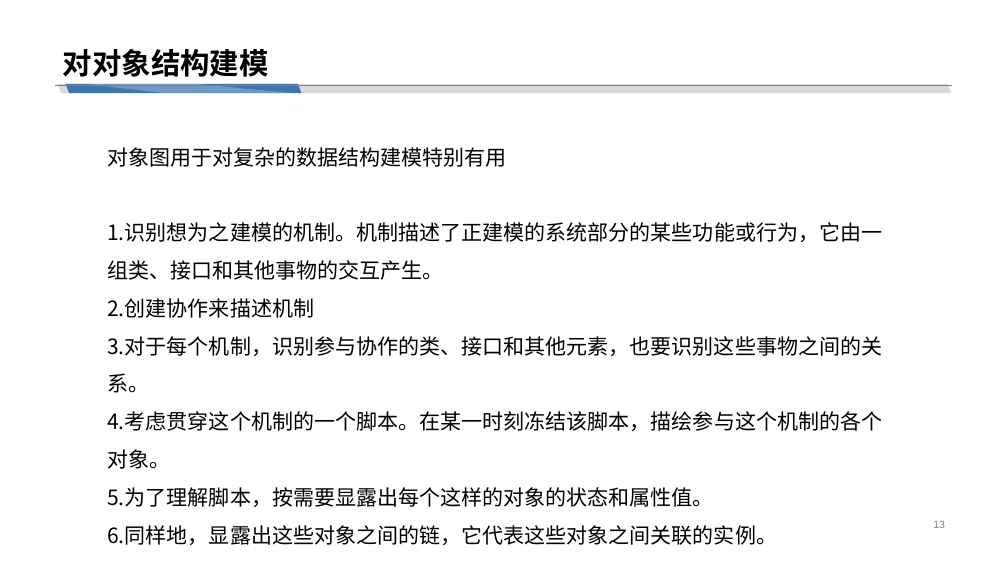
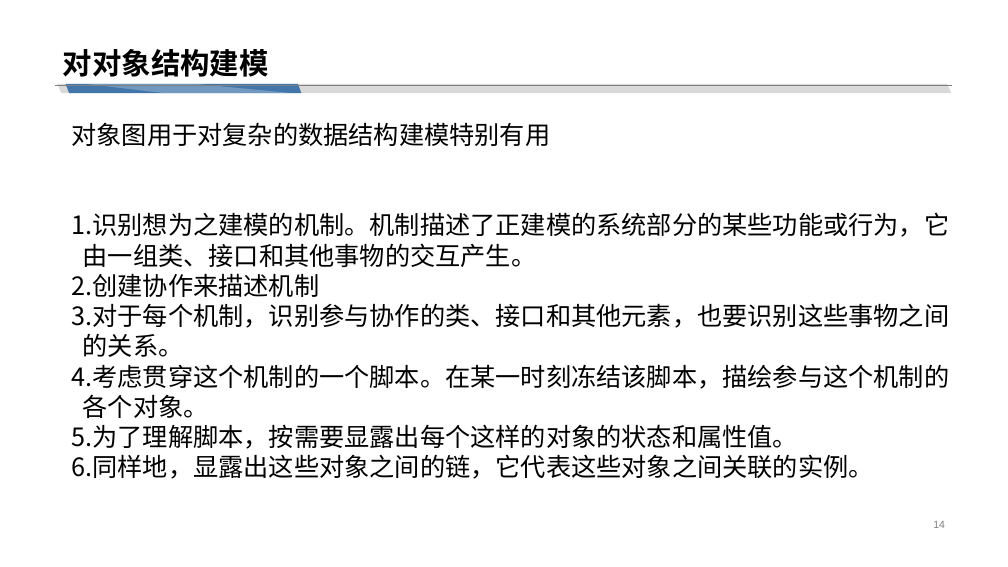
Before and after one commit to cchello/PRD2018-G01, a slide deck: slide 14 of 非受控文档/翻转PPT/UML基础III_对象图_构件图_包图.pptx (slide 13 before the commit). Drawn at 1008x567 pixels with LibreOffice and Linux fonts; fonts in the diff are those of the drawing. Boxes give left, top, right and bottom in pixels: in the first picture for what was removed or moved away, otherwise in the second. Text is boxed around its words. In the diff, an @@ line names an element or a change of style, - is before the commit and + after.

```diff
--- a/非受控文档/翻转PPT/UML基础III_对象图_构件图_包图.pptx
+++ b/非受控文档/翻转PPT/UML基础III_对象图_构件图_包图.pptx
@@ text "对象图用于对复杂的数据结构建模特别有用": place and size @@
-text "对象图用于对复杂的数据结构建模特别有用" at bbox=[107, 147, 882, 545]
+text "对象图用于对复杂的数据结构建模特别有用" at bbox=[72, 122, 950, 479]
@@ text at bbox=[72, 122, 874, 479]: size 20 to 24 pt in "对象图用于对复杂的数据结构建模特别有用", "2.创建协作来描述机制", "5.为了理解脚本，按需要显露出每个这样的对象的状态和属性值。", "6.同样地，显露出这些对象之间的链，它代表这些对象之间关联的实例。"; line spacing 1.5 to 2; line spacing 1.5 to 1 @@
@@ text at bbox=[72, 212, 950, 267]: text changed; size 20 to 24 pt @@
-1.识别想为之建模的机制。机制描述了正建模的系统部分的某些功能或行为，它由一组类、接口和其他事物的交互产生。
+1.识别想为之建模的机制。机制描述了正建模的系统部分的某些功能或行为，它
+由一组类、接口和其他事物的交互产生。
@@ text at bbox=[72, 303, 950, 418]: text changed; size 20 to 24 pt @@
-3.对于每个机制，识别参与协作的类、接口和其他元素，也要识别这些事物之间的关系。
-4.考虑贯穿这个机制的一个脚本。在某一时刻冻结该脚本，描绘参与这个机制的各个对象。
+3.对于每个机制，识别参与协作的类、接口和其他元素，也要识别这些事物之间
+的关系。
+4.考虑贯穿这个机制的一个脚本。在某一时刻冻结该脚本，描绘参与这个机制的
+各个对象。
@@ page number at bbox=[933, 521, 945, 528]: text changed @@
-13
+14
```
Also in this commit, not shown: 26 other slides changed, 1 slide added.
